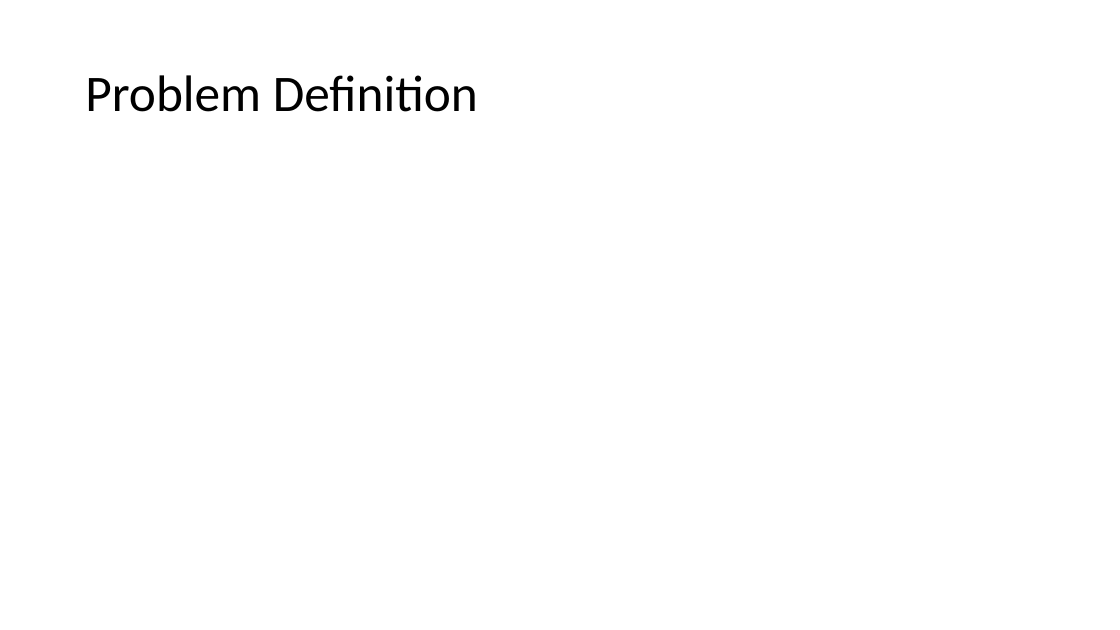
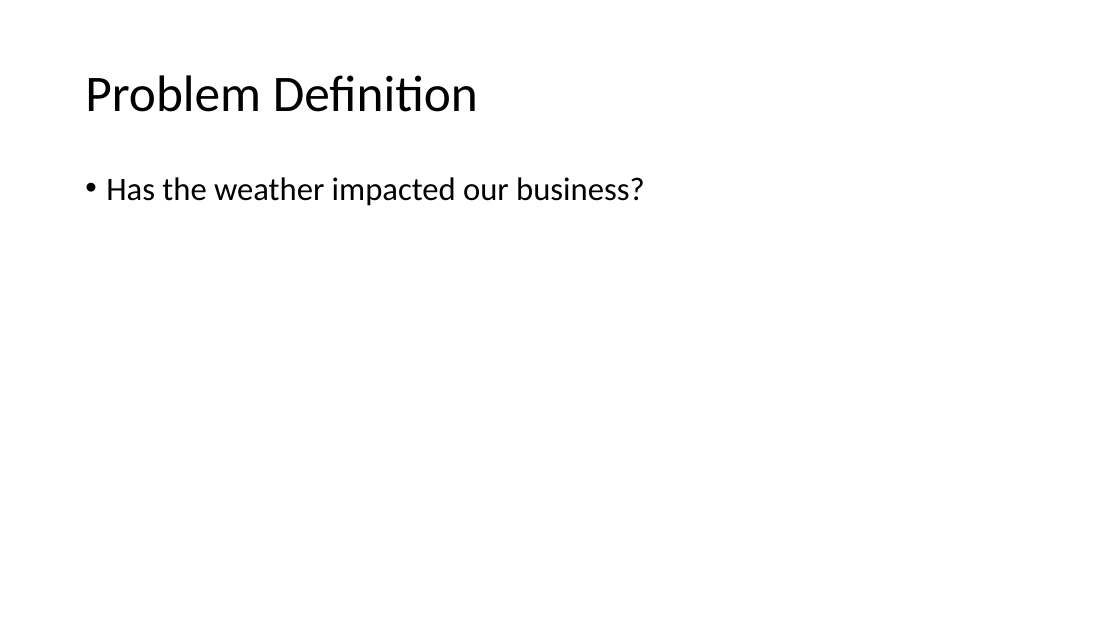
Before and after one commit to billinkc/presentations, a slide deck: slide 3 of IntegratingWeatherData/IntegratingWeatherData.pptx. Drawn at 1120x630 pixels with LibreOffice and Linux fonts; fonts in the diff are those of the drawing. Boxes give left, top, right and bottom in pixels: in the first picture for what was removed or moved away, otherwise in the second. Text is boxed around its words. In the diff, an @@ line names an element or a change of style, - is before the commit and + after.

```diff
--- a/IntegratingWeatherData/IntegratingWeatherData.pptx
+++ b/IntegratingWeatherData/IntegratingWeatherData.pptx
@@ text added at (106, 177, 645, 206), 28 pt, text #000000 @@
+• Has the weather impacted our business?
```
Also in this commit, not shown: 2 other slides changed, 4 slides added, 1 slide removed.
